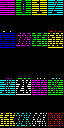
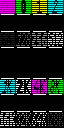
Revision of a layered 64px x 128px image; what changed, layer by layer:
painted on "foreground" over <box>0,14,63,112</box>
painted on "Background" over <box>0,14,63,112</box>
